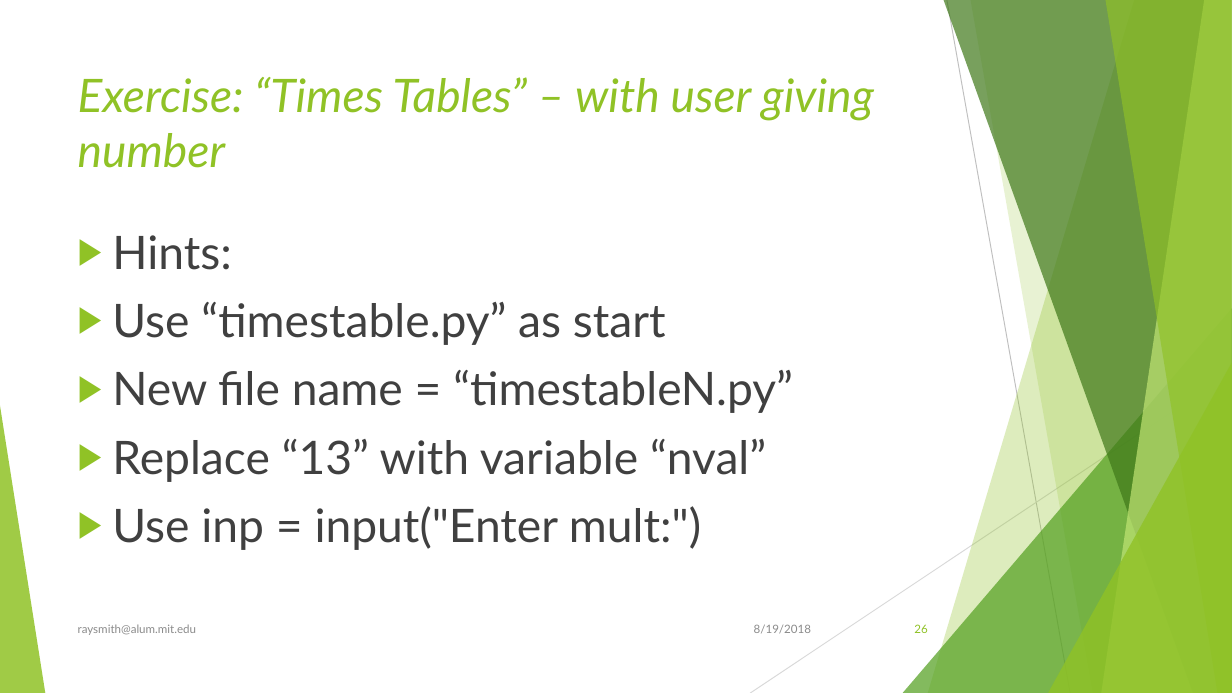
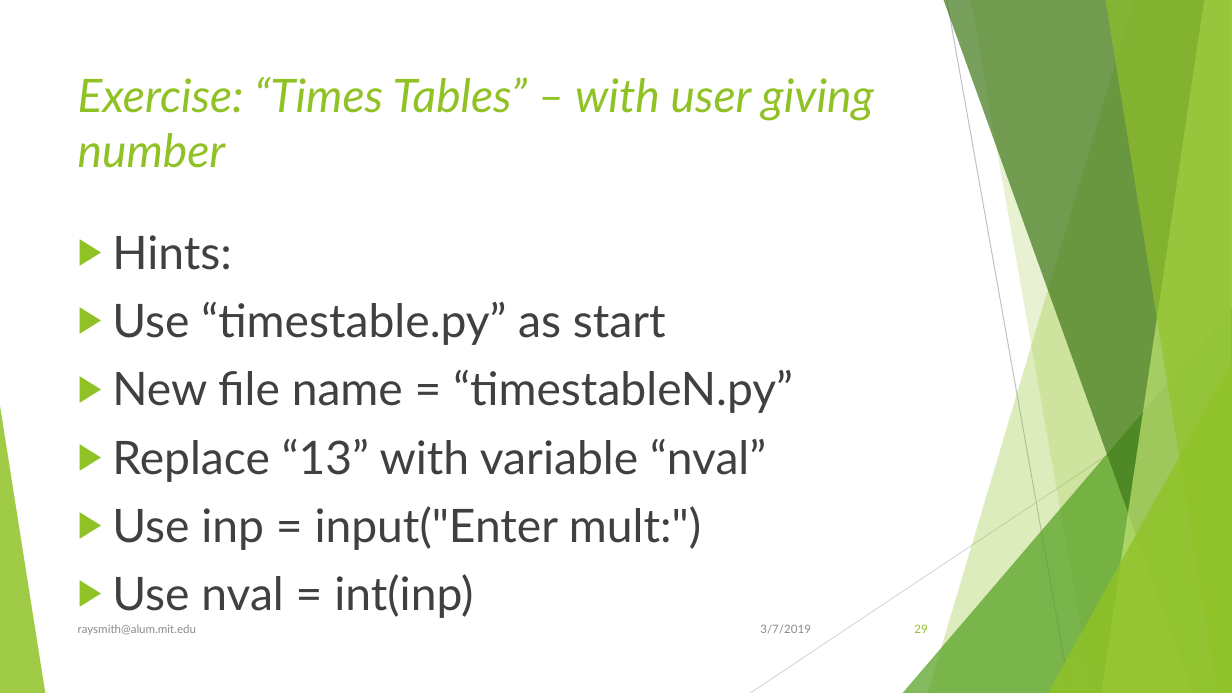
Before and after one commit to raysmith619/Introduction-To-Programming, a slide deck: slide 29 of Docs/Introduction to Proramming Using Python.pptx (slide 26 before the commit). Drawn at 1232x693 pixels with LibreOffice and Linux fonts; fonts in the diff are those of the drawing. Boxes give left, top, right and bottom in pixels: in the first picture for what was removed or moved away, otherwise in the second. Text is boxed around its words. In the diff, an @@ line names an element or a change of style, - is before the commit and + after.

```diff
--- a/Docs/Introduction to Proramming Using Python.pptx
+++ b/Docs/Introduction to Proramming Using Python.pptx
@@ text at <box>112,574,473,618</box>: paragraph added @@
+▶ Use nval = int(inp)
@@ text at <box>760,624,811,634</box>: text changed @@
-8/19/2018
+3/7/2019
@@ page number at <box>914,624,927,633</box>: text changed @@
-26
+29
```
Also in this commit, not shown: 39 other slides changed, 33 slides added.
